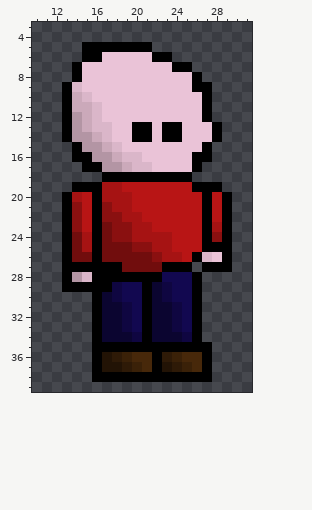
One commit to this pixel-art sprite: images/starRt1.png. Above: the version before the commit.
The file is 40x40 pixels. Shown: x 10..31, y 3..39.
Once edited:
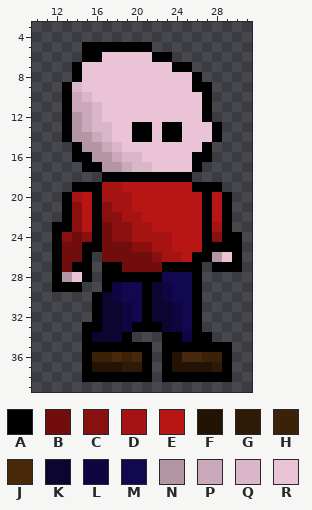
Palette (. is transparent): A #000000  B #710d0d  C #8a1010  D #a61313  E #b81515  F #221305  G #2e1a07  H #3a2108  J #47280a  K #0b0530  L #0f0641  M #120850  N #b395a4  P #cba9ba  Q #dab6c9  R #eac3d7
Diff:
y 23: x 12 . -> A
y 24: x 12..13 .A -> AC; x 15 D -> C; x 30 . -> A
y 25: x 12..13 .A -> AB; x 15 D -> A; x 30 . -> A
y 26: x 12..13 .A -> AB; x 15..16 BA -> A.; x 27..30 QRA. -> ANRA
y 27: x 12..13 .A -> AB; x 16 A -> .; x 26..27 .A -> A.; x 30 . -> A
y 28: x 12..16 .ANQA -> ANRA.
y 29: x 12 . -> A; x 15..16 AA -> ..
y 33: x 15 . -> A; x 20 M -> A; x 22 K -> A
y 34: x 15..16 .A -> AK; x 19..24 KLAKKK -> A...AA; x 27 . -> A
y 35: x 15 . -> A; x 22 A -> .; x 28..29 .. -> AA
y 36: x 15..18 .AFG -> AHHJ; x 21..24 JAGH -> A.AF; x 27..29 A.. -> HHA
y 37: x 15..16 .A -> AF; x 20..29 HJAFGHJA.. -> GA.AFFFFGA
y 38: x 15 . -> A; x 22 A -> .; x 28..29 .. -> AA
